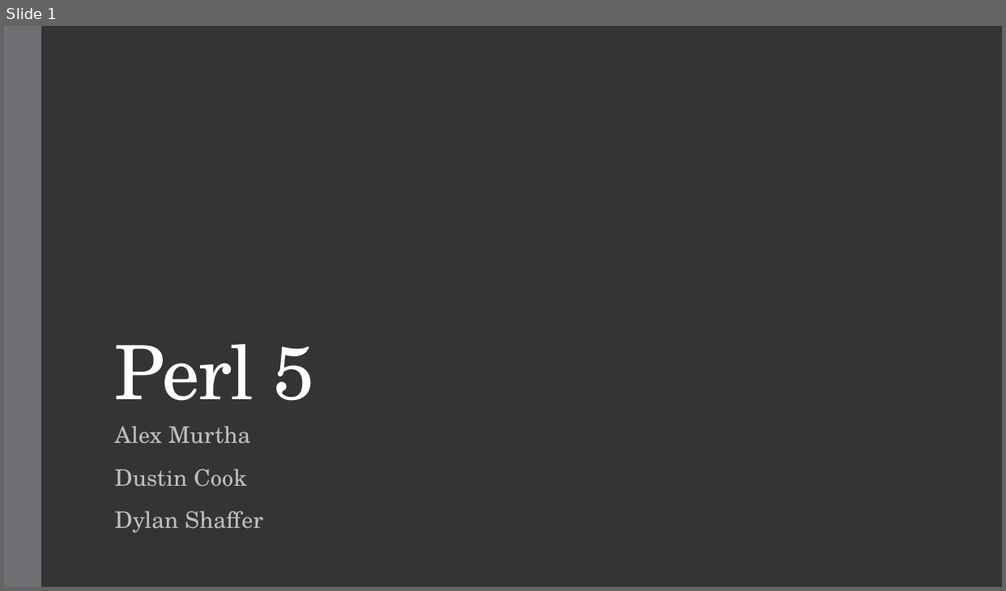
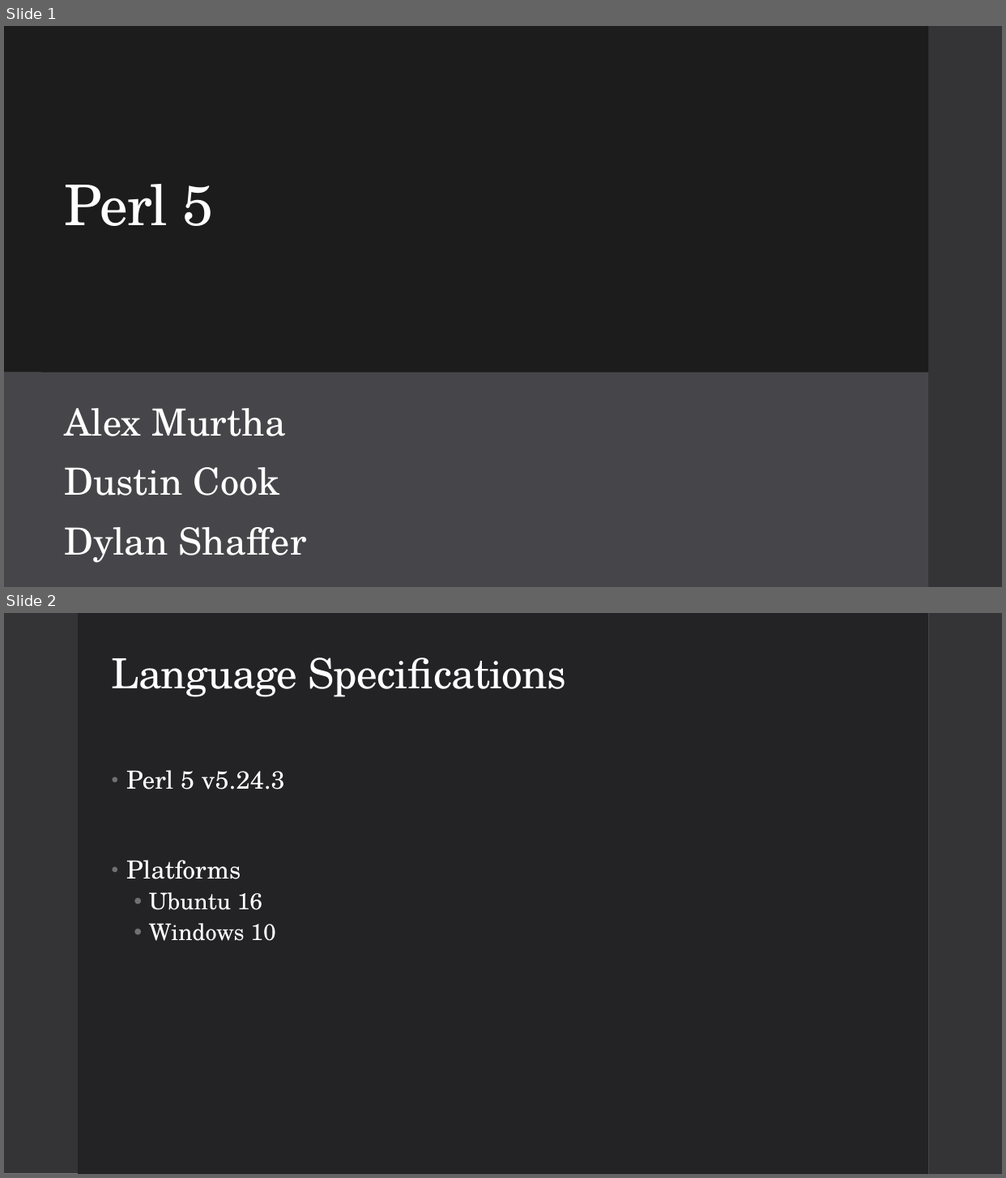
Before and after one commit to dustinc555/csc416-Project, a slide deck: Pitch materials/Pitch.pptx. Shown one above the other, each under a label of ours: slide 1 before the commit, slides 1 and 2 after it. The pictures are 1006x591 and 1006x1178 pixels, drawn with LibreOffice and Linux fonts; fonts in the diff are those of the drawing. Boxes give left, top, right and bottom in pixels: in the first picture for what was removed or moved away, otherwise in the second. Text is boxed around its words. In the diff, an @@ line names an element or a change of style, - is before the commit and + after.

Commit message:
Changed Theme, finished my slides

```diff
--- a/Pitch materials/Pitch.pptx
+++ b/Pitch materials/Pitch.pptx
@@ slide 2 added at [4, 613, 1002, 1174], background #FFFFFF @@
@@ rectangle added at [4, 613, 928, 1174], fill #FFFFFF @@
@@ rectangle added at [4, 613, 78, 1174], fill #353537 @@
@@ rectangle added at [78, 613, 928, 1174], fill #232325 @@
@@ rectangle added at [928, 613, 1002, 1174], fill #353537 @@
@@ title added at [112, 658, 566, 697], 40 pt, text #FFFFFF @@
+Language Specifications
@@ text added at [126, 770, 285, 941], 24 pt, text #FFFFFF @@
+• Perl 5 v5.24.3
+• Platforms
+  • Ubuntu 16
+  • Windows 10
@@ slide 1 changed as well @@
@@ rectangle added at [4, 26, 928, 373], fill #1C1C1C @@
@@ title "Perl 5": place and size @@
-title "Perl 5" at [115, 344, 315, 401]
+title "Perl 5" at [64, 184, 214, 226]
@@ title "Perl 5" at [64, 184, 214, 226]: size 72 to 54 pt; vertical alignment bottom to middle @@
@@ rectangle added at [4, 373, 928, 587], fill #46464A @@
@@ subtitle "Alex Murtha": place and size @@
-subtitle "Alex Murtha" at [115, 426, 263, 533]
+subtitle "Alex Murtha" at [64, 408, 307, 563]
@@ subtitle "Alex Murtha" at [64, 408, 307, 563]: size 22 to 36 pt, text colour #BFBFBF to #FFFFFF @@
```
Also in this commit, not shown: 7 other slides changed, 1 slide removed.
